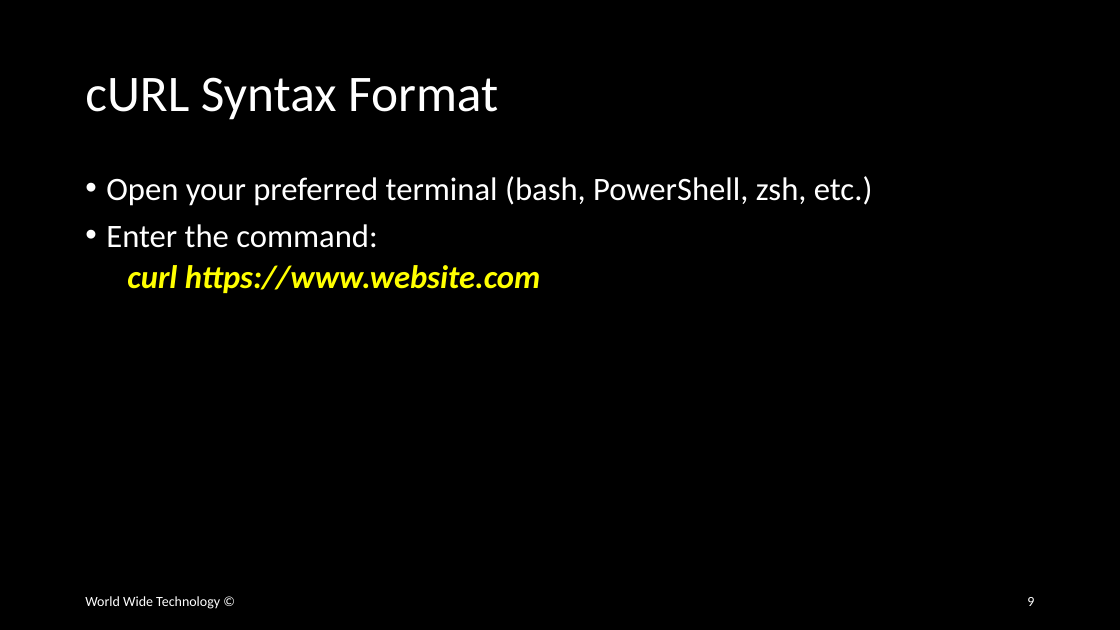
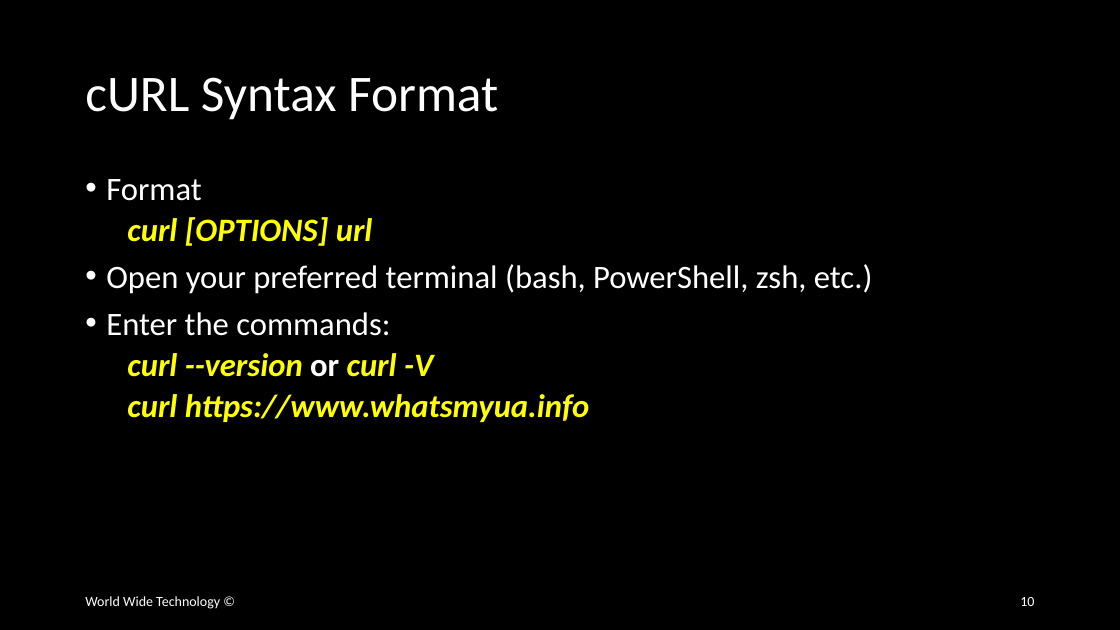
Before and after one commit to wwt/curl-requests-foundations, a slide deck: slide 10 of curl-requests-foundations.pptx (slide 9 before the commit). Drawn at 1120x630 pixels with LibreOffice and Linux fonts; fonts in the diff are those of the drawing. Boxes give left, top, right and bottom in pixels: in the first picture for what was removed or moved away, otherwise in the second. Text is boxed around its words. In the diff, an @@ line names an element or a change of style, - is before the commit and + after.

Commit message:
Refined 'cURL Command Options' slide to essential details

```diff
--- a/curl-requests-foundations.pptx
+++ b/curl-requests-foundations.pptx
@@ text at box(106, 179, 373, 246): paragraphs added @@
+• Format
+  curl [OPTIONS] url
@@ text at box(106, 312, 590, 422): text changed @@
-• Enter the command:
-  curl https://www.website.com
+• Enter the commands:
+  curl --version or curl -V
+  curl https://www.whatsmyua.info
@@ page number at box(1020, 597, 1034, 606): text changed @@
-9
+10
```
Also in this commit, not shown: 1 other slide changed, 2 slides added.
